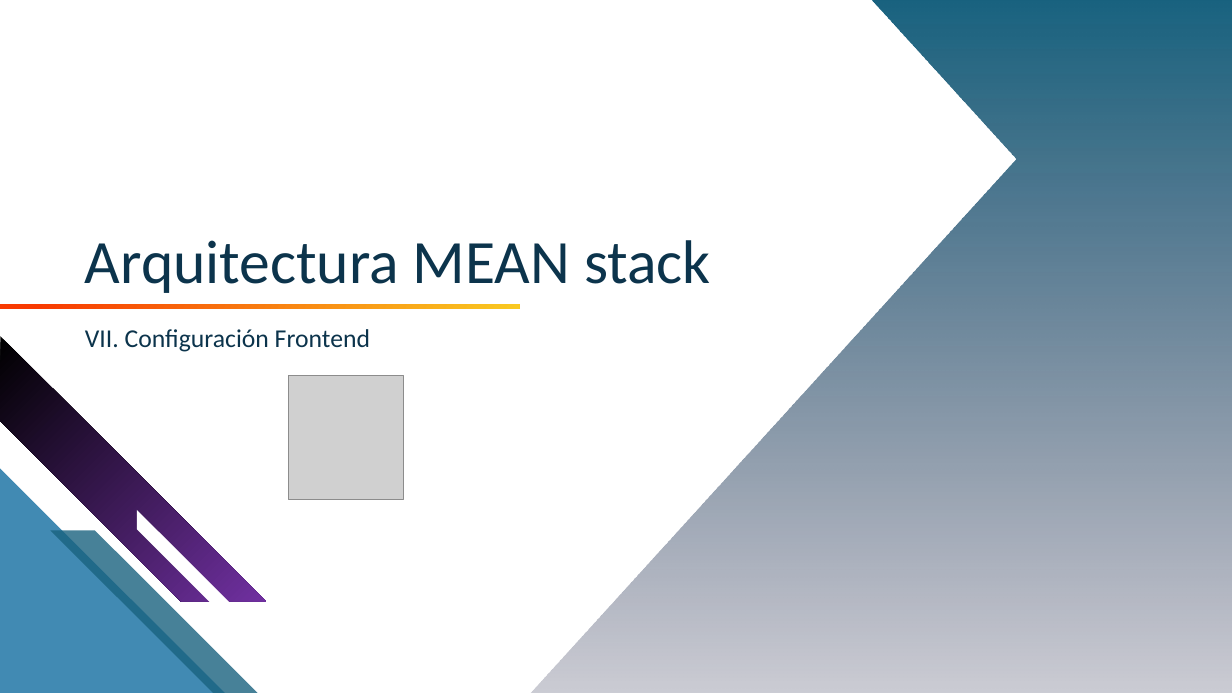
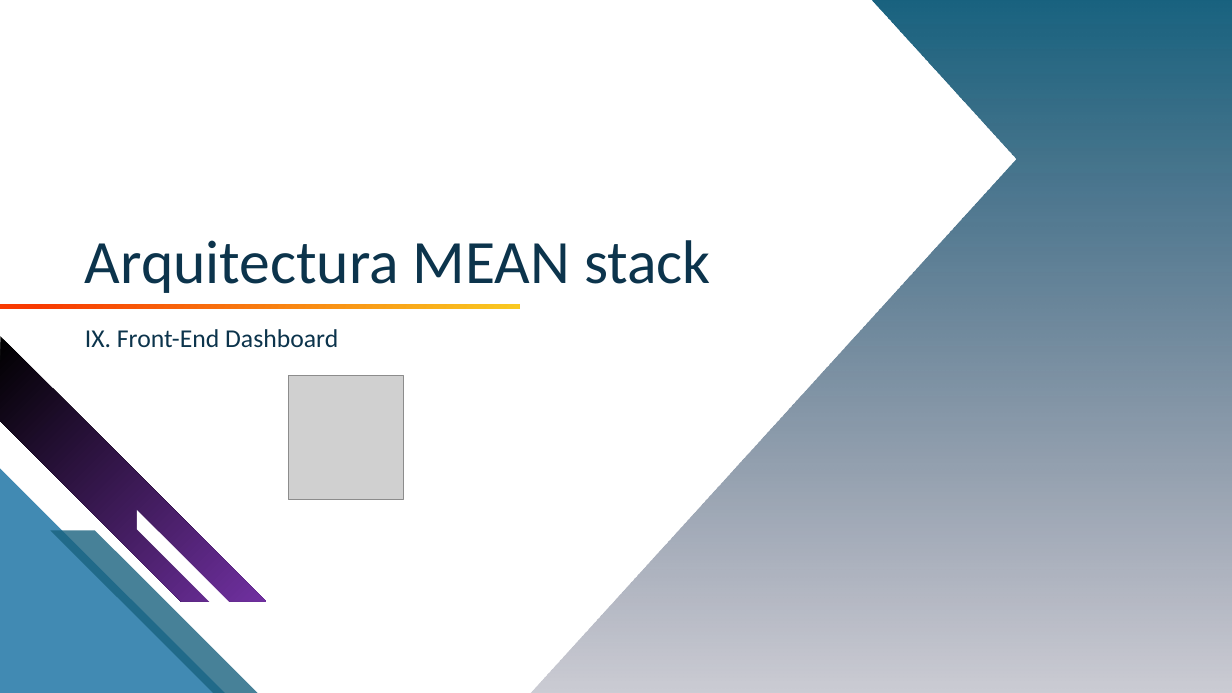
Before and after one commit to fararoni/curso.mean, a slide deck: slide 43 of Guía/MEAN Stack - Módulo 09. Front-End Dashboad.pptx. Drawn at 1232x693 pixels with LibreOffice and Linux fonts; fonts in the diff are those of the drawing; grey boxes stand for pictures; background and template pictures are left out. Boxes give left, top, right and bottom in pixels: in the first picture for what was removed or moved away, otherwise in the second. Text is boxed around its words. In the diff, an @@ line names an element or a change of style, - is before the commit and + after.

```diff
--- a/Guía/MEAN Stack - Módulo 09. Front-End Dashboad.pptx
+++ b/Guía/MEAN Stack - Módulo 09. Front-End Dashboad.pptx
@@ subtitle at [85,329,338,347]: text changed @@
-VII. Configuración Frontend
+IX. Front-End Dashboard
```
